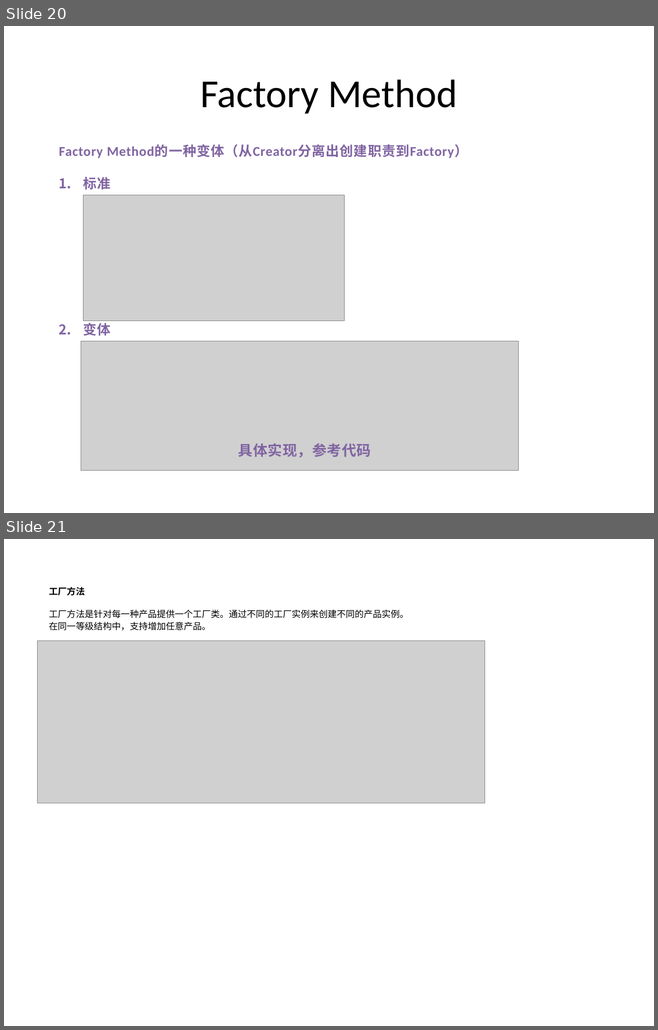
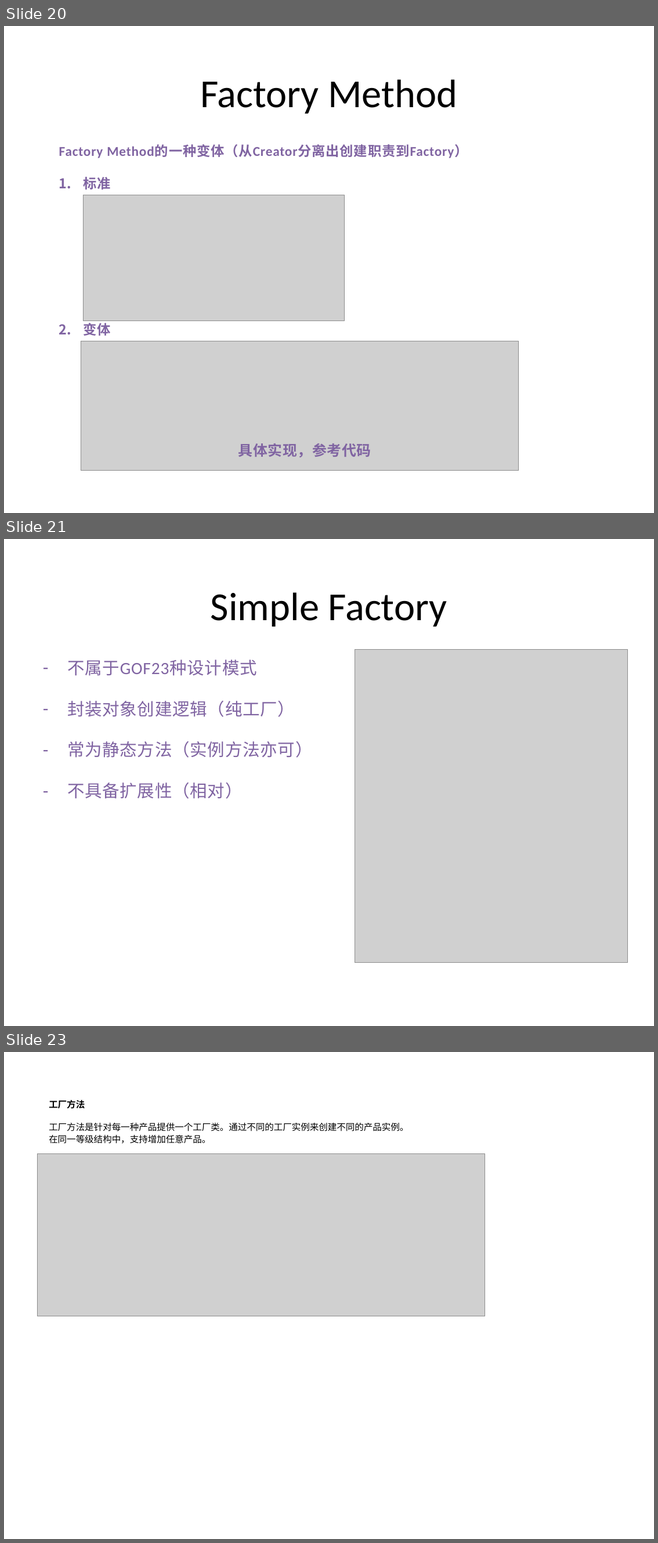
Before and after one commit to PlumpMath/DesignPattern-956, a slide deck: _Doc/Design Pattern (C#) - Part 1.pptx. Shown one above the other, each under a label of ours: slides 20 and 21 before the commit, slides 20, 21 and 23 after it; the slides between them are not shown. The pictures are 658x1030 and 658x1543 pixels, drawn with LibreOffice and Linux fonts; fonts in the diff are those of the drawing; grey boxes stand for pictures. Boxes give left, top, right and bottom in pixels: in the first picture for what was removed or moved away, otherwise in the second. Text is boxed around its words. In the diff, an @@ line names an element or a change of style, - is before the commit and + after.

```diff
--- a/_Doc/Design Pattern (C#) - Part 1.pptx
+++ b/_Doc/Design Pattern (C#) - Part 1.pptx
@@ slide 21 added at [4, 539, 654, 1026], background #FFFFFF @@
@@ title added at [210, 592, 447, 627], 44 pt, text #000000 @@
+Simple Factory
@@ text added at [67, 660, 313, 799], 19 pt, text #8064A2 @@
+– 不属于GOF23种设计模式
+– 封装对象创建逻辑（纯工厂）
+– 常为静态方法（实例方法亦可）
+– 不具备扩展性（相对）
@@ picture added at [354, 649, 627, 962] @@
@@ what was slide 21 is now slide 23 @@
```
Also in this commit, not shown: 1 slide changed, 1 other slide added.
